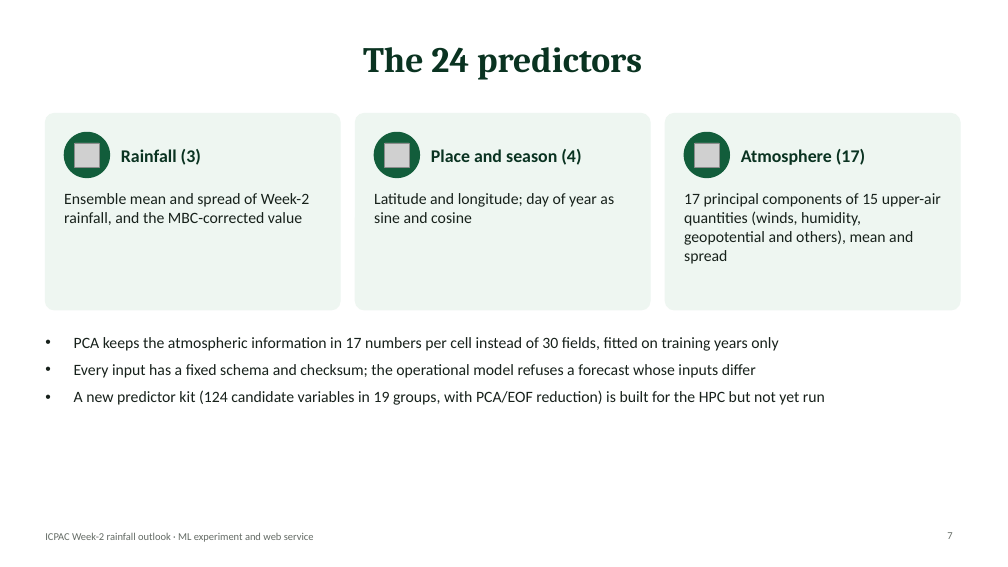
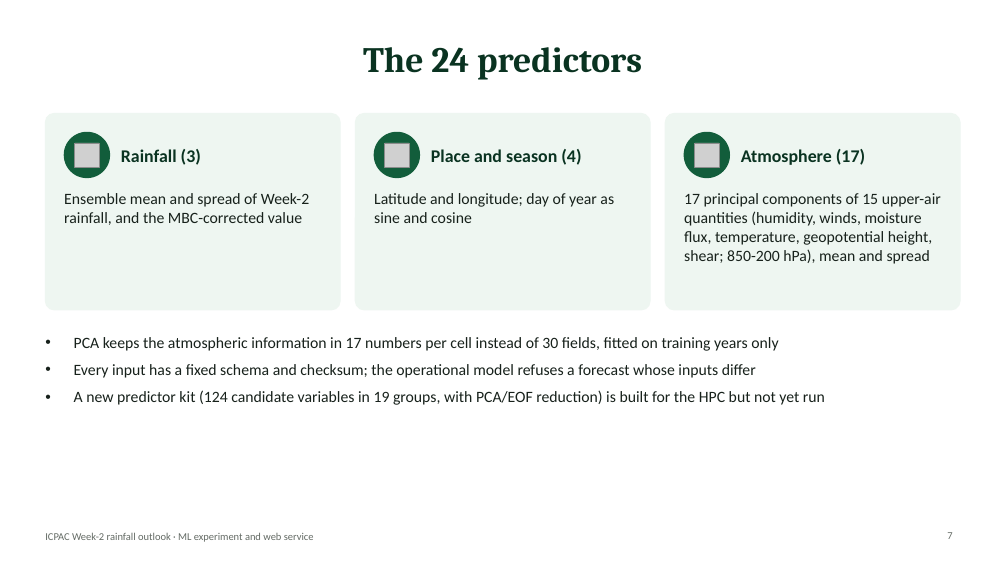
Before and after one commit to Joe254h/ICPAC_ML_AI_PRODUCT, a slide deck: slide 7 of docs/presentation/ICPAC_Week2_ML_Project.pptx. Drawn at 1008x567 pixels with LibreOffice and Linux fonts; fonts in the diff are those of the drawing; grey boxes stand for pictures. Boxes give left, top, right and bottom in pixels: in the first picture for what was removed or moved away, otherwise in the second. Text is boxed around its words. In the diff, an @@ line names an element or a change of style, - is before the commit and + after.

```diff
--- a/docs/presentation/ICPAC_Week2_ML_Project.pptx
+++ b/docs/presentation/ICPAC_Week2_ML_Project.pptx
@@ text at [684,193,941,264]: text changed @@
-17 principal components of 15 upper-air quantities (winds, humidity, geopotential and others), mean and spread
+17 principal components of 15 upper-air quantities (humidity, winds, moisture flux, temperature, geopotential height, shear; 850-200 hPa), mean and spread
```
Also in this commit, not shown: 7 other slides changed, 4 other files.
